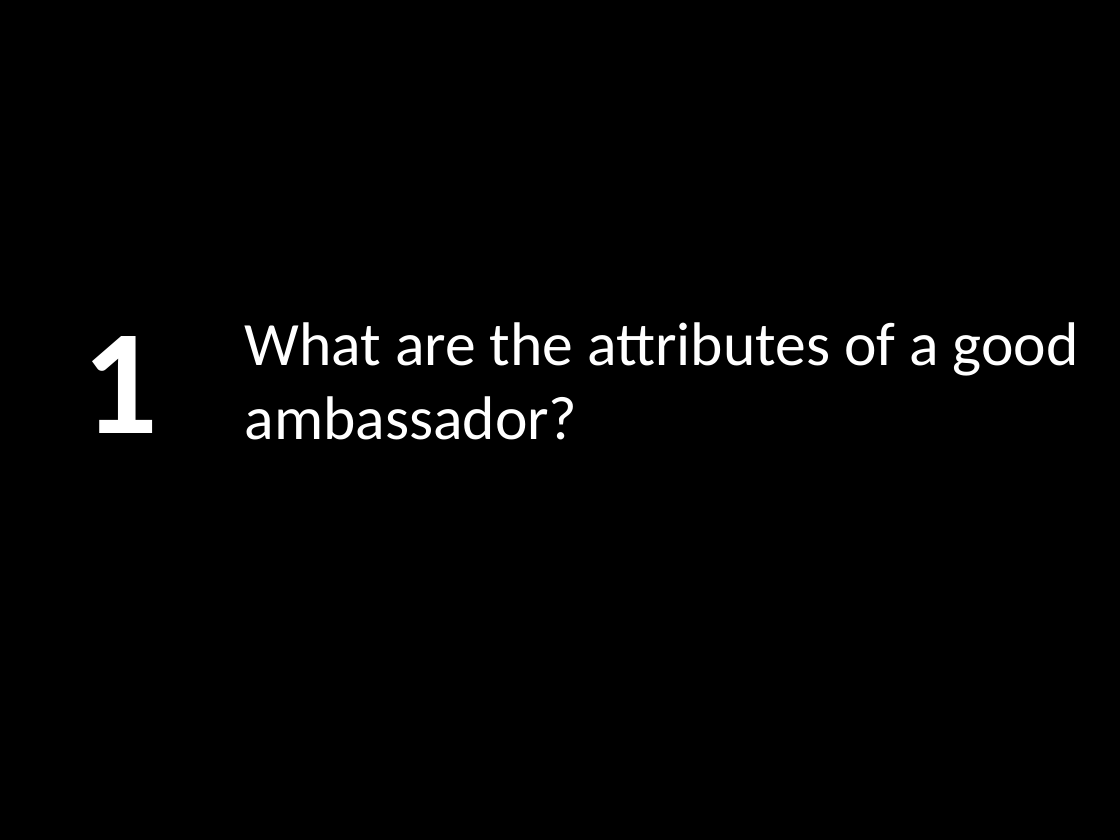
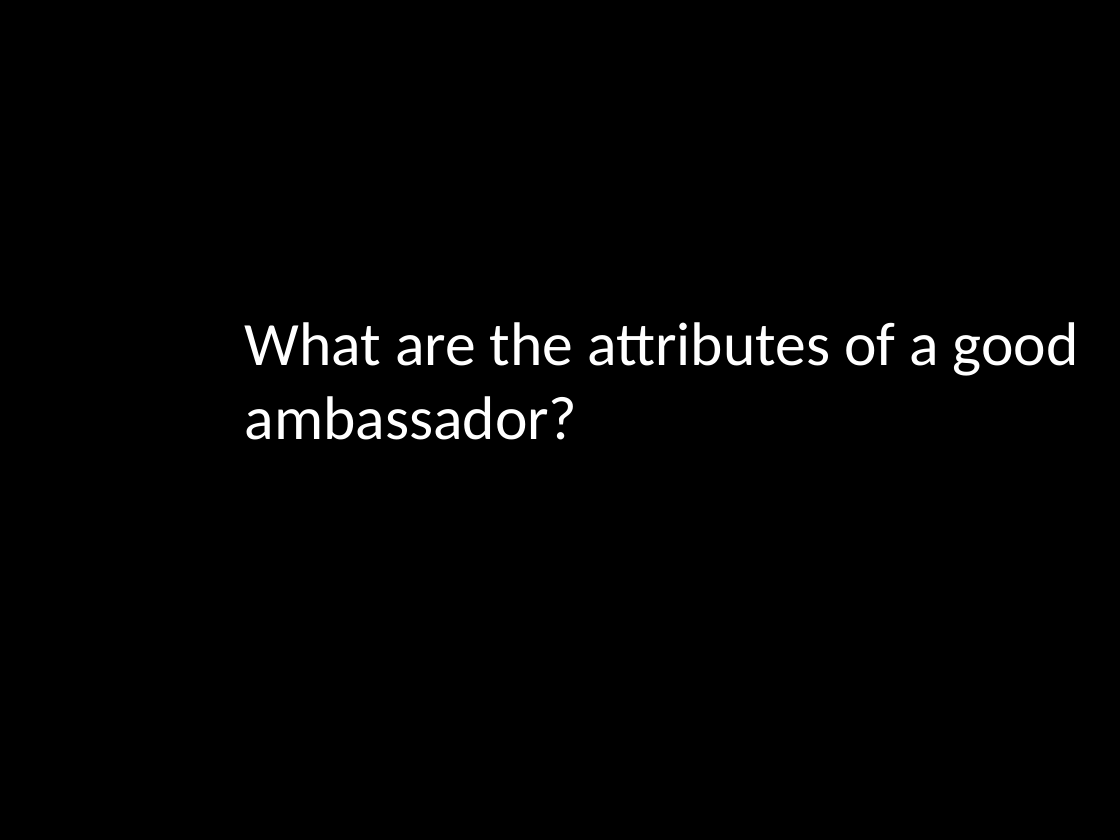
Before and after one commit to LukeMurphey/Ai1L, a slide deck: slide 4 of companion-website/public/files/3. Ambassadors for Christ.pptx. Drawn at 1120x840 pixels with LibreOffice and Linux fonts; fonts in the diff are those of the drawing. Boxes give left, top, right and bottom in pixels: in the first picture for what was removed or moved away, otherwise in the second. Text is boxed around its words. In the diff, an @@ line names an element or a change of style, - is before the commit and + after.

```diff
--- a/companion-website/public/files/3. Ambassadors for Christ.pptx
+++ b/companion-website/public/files/3. Ambassadors for Christ.pptx
@@ text removed at box(83, 336, 159, 433) @@
-1
```
Also in this commit, not shown: 6 other slides changed.
